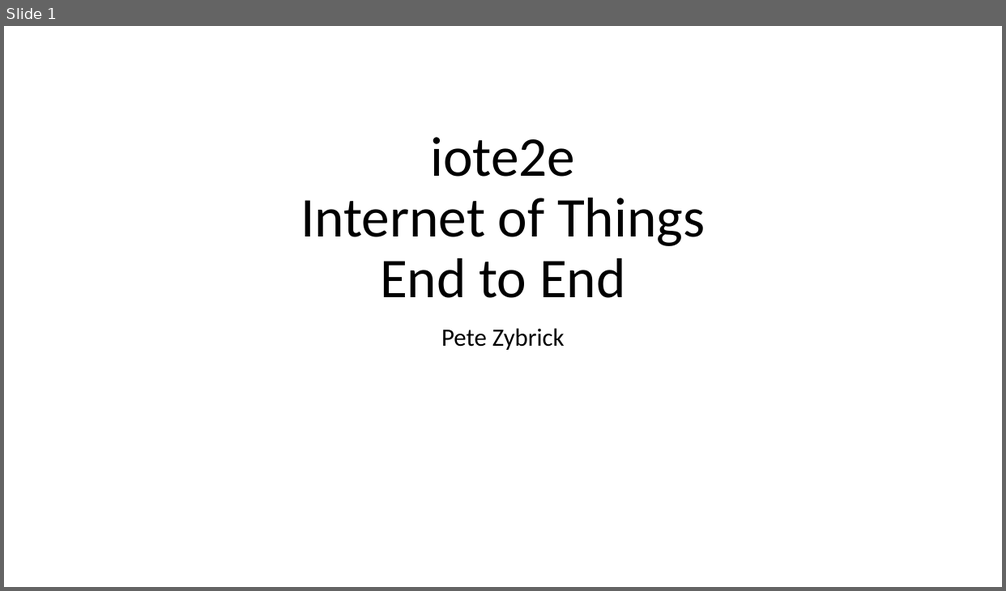
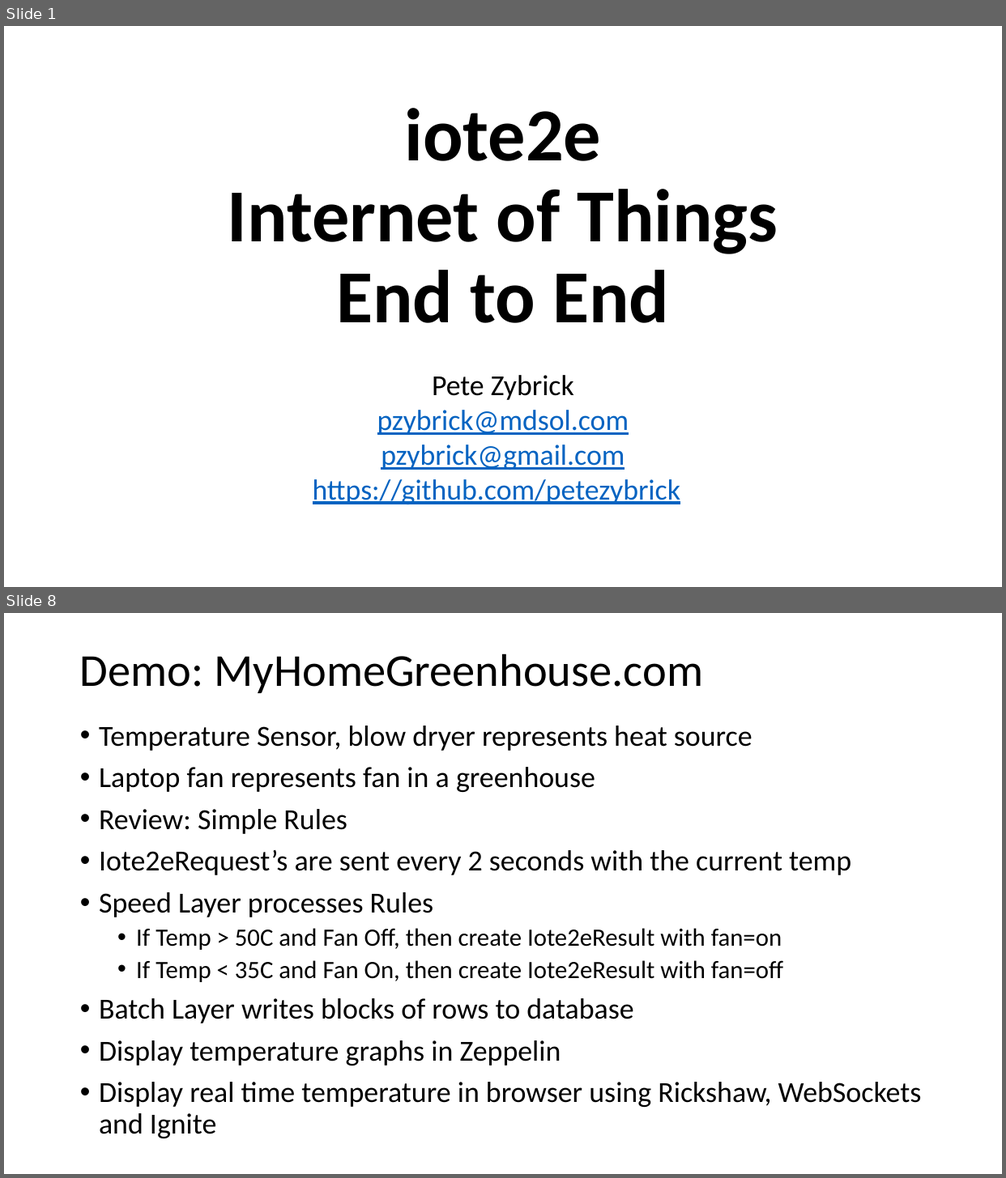
Before and after one commit to petezybrick/iote2e, a slide deck: iote2e-common/src/site/markdown/slides/iote2e-dryrun-20170904.pptx. Shown one above the other, each under a label of ours: slide 1 before the commit, slides 1 and 8 after it; the slides between them are not shown. The pictures are 1006x591 and 1006x1178 pixels, drawn with LibreOffice and Linux fonts; fonts in the diff are those of the drawing. Boxes give left, top, right and bottom in pixels: in the first picture for what was removed or moved away, otherwise in the second. Text is boxed around its words. In the diff, an @@ line names an element or a change of style, - is before the commit and + after.

```diff
--- a/iote2e-common/src/site/markdown/slides/iote2e-dryrun-20170904.pptx
+++ b/iote2e-common/src/site/markdown/slides/iote2e-dryrun-20170904.pptx
@@ slide 8 added at (4, 613, 1002, 1174), background #FFFFFF @@
@@ title added at (80, 653, 703, 693), 44 pt, text #000000 @@
+Demo: MyHomeGreenhouse.com
@@ text added at (99, 726, 922, 1139), 28 pt, text #000000 @@
+• Temperature Sensor, blow dryer represents heat source
+• Laptop fan represents fan in a greenhouse
+• Review: Simple Rules
+• Iote2eRequest’s are sent every 2 seconds with the current temp
+• Speed Layer processes Rules
+  • If Temp > 50C and Fan Off, then create Iote2eResult with fan=on
+  • If Temp < 35C and Fan On, then create Iote2eResult with fan=off
+• Batch Layer writes blocks of rows to database
+• Display temperature graphs in Zeppelin
+• Display real time temperature in browser using Rickshaw, WebSockets and Ignite
@@ slide 1 changed as well @@
@@ title "iote2e Internet of Things End ...": place and size @@
-title "iote2e Internet of Things End ..." at (300, 137, 705, 298)
+title "iote2e Internet of Things End ..." at (228, 108, 778, 323)
@@ title "iote2e Internet of Things End ..." at (228, 108, 778, 323): size 54 to 72 pt, bold on @@
@@ subtitle "Pete Zybrick": place and size @@
-subtitle "Pete Zybrick" at (441, 328, 565, 350)
+subtitle "Pete Zybrick" at (313, 375, 680, 505)
@@ subtitle at (432, 375, 574, 400): size 24 to 27.9 pt in "Pete Zybrick"; line spacing 0.9 to 0.7 @@
@@ subtitle at (313, 410, 680, 505): paragraphs added @@
+pzybrick@mdsol.com
+pzybrick@gmail.com
+https://github.com/petezybrick
```
Also in this commit, not shown: 23 other slides added, 1 slide removed.
